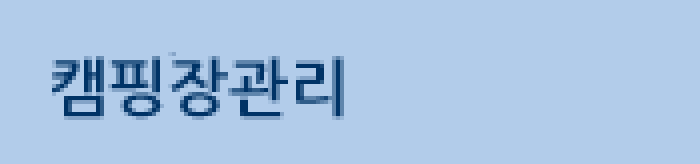
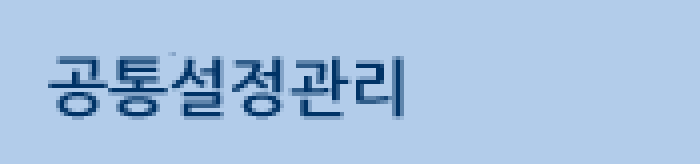
Revision of a layered 700 × 164 image; what changed, layer by layer:
added layer "공통설정관리" above "캠핑장관리" over [48, 56, 404, 120]
hid "캠핑장관리" over [52, 56, 344, 120]
